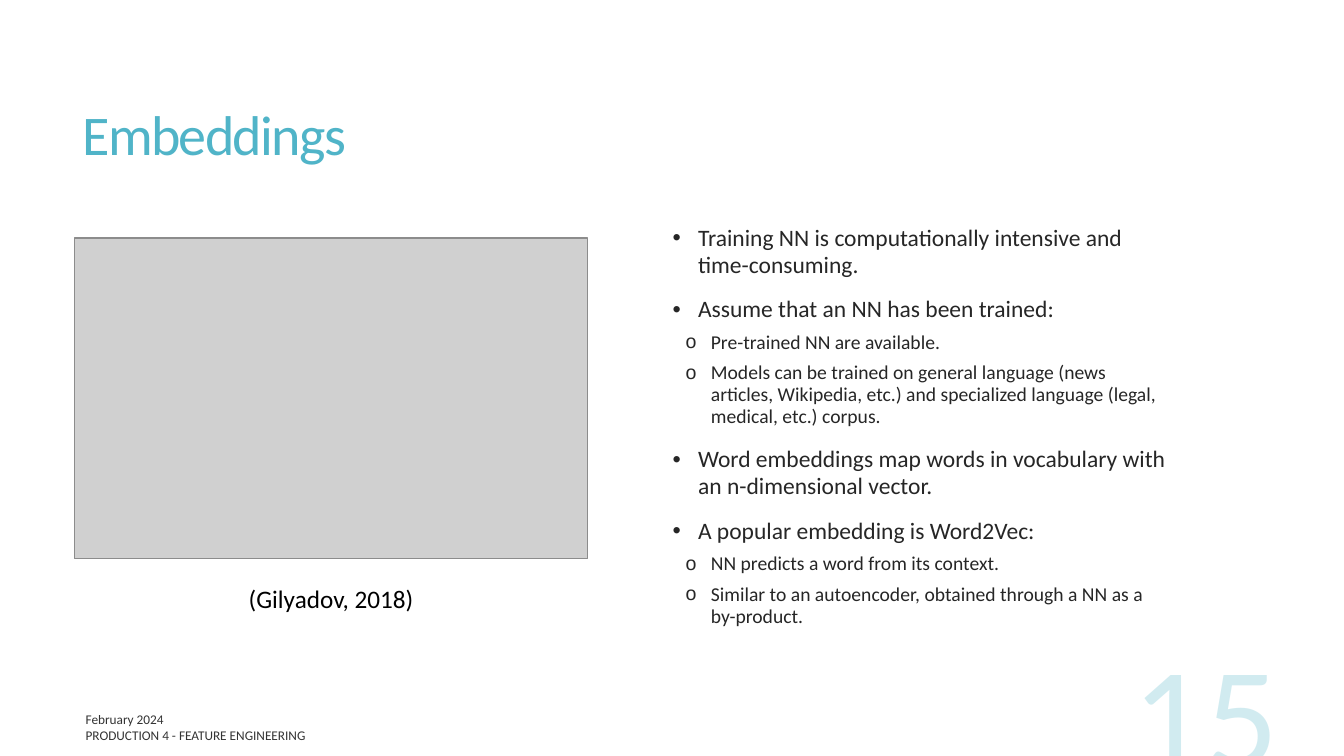
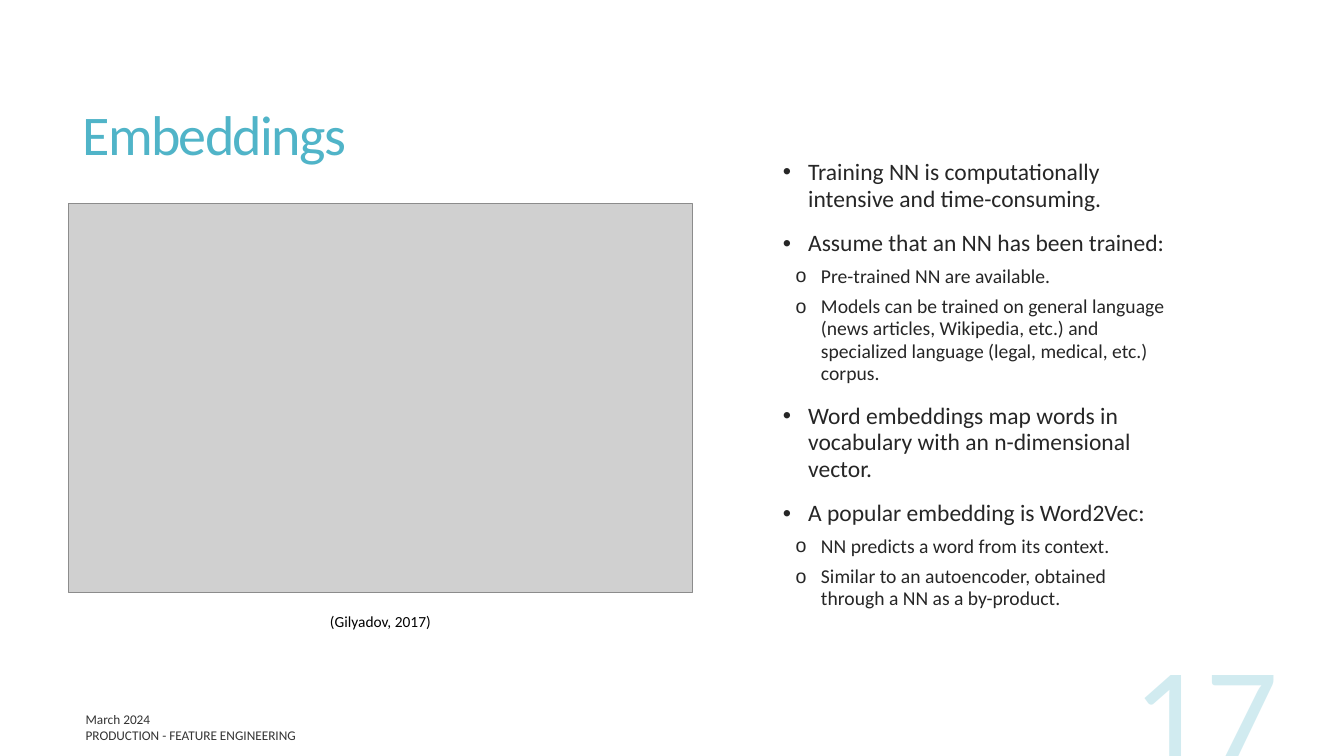
Before and after one commit to UofT-DSI/production, a slide deck: slide 17 of docs/part_4/production_4.pptx (slide 15 before the commit). Drawn at 1344x756 pixels with LibreOffice and Linux fonts; fonts in the diff are those of the drawing; grey boxes stand for pictures. Boxes give left, top, right and bottom in pixels: in the first picture for what was removed or moved away, otherwise in the second. Text is boxed around its words. In the diff, an @@ line names an element or a change of style, - is before the commit and + after.

```diff
--- a/docs/part_4/production_4.pptx
+++ b/docs/part_4/production_4.pptx
@@ text "Training NN is computationally intensive ..." rewrapped from box(698, 229, 1165, 626) to box(808, 163, 1164, 609) @@
@@ picture: place and size @@
-picture at box(75, 238, 589, 559)
+picture at box(69, 204, 693, 593)
@@ text at box(330, 616, 431, 630): text changed; size 18 to 11 pt @@
-(Gilyadov, 2018)
+(Gilyadov, 2017)
@@ page number at box(966, 648, 1289, 756): text changed @@
-15
+17
@@ text at box(86, 715, 150, 724): text changed @@
-February 2024
+March 2024
@@ text at box(86, 731, 296, 740): text changed @@
-PRODUCTION 4 - FEATURE ENGINEERING
+PRODUCTION - FEATURE ENGINEERING
```
Also in this commit, not shown: 26 other slides changed, 4 slides added, 2 other files.
